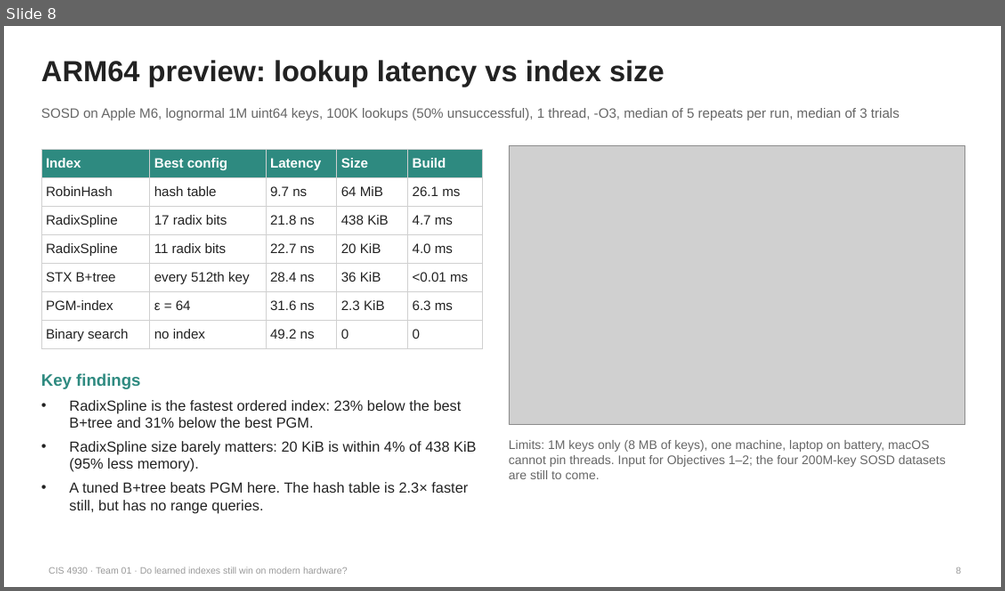
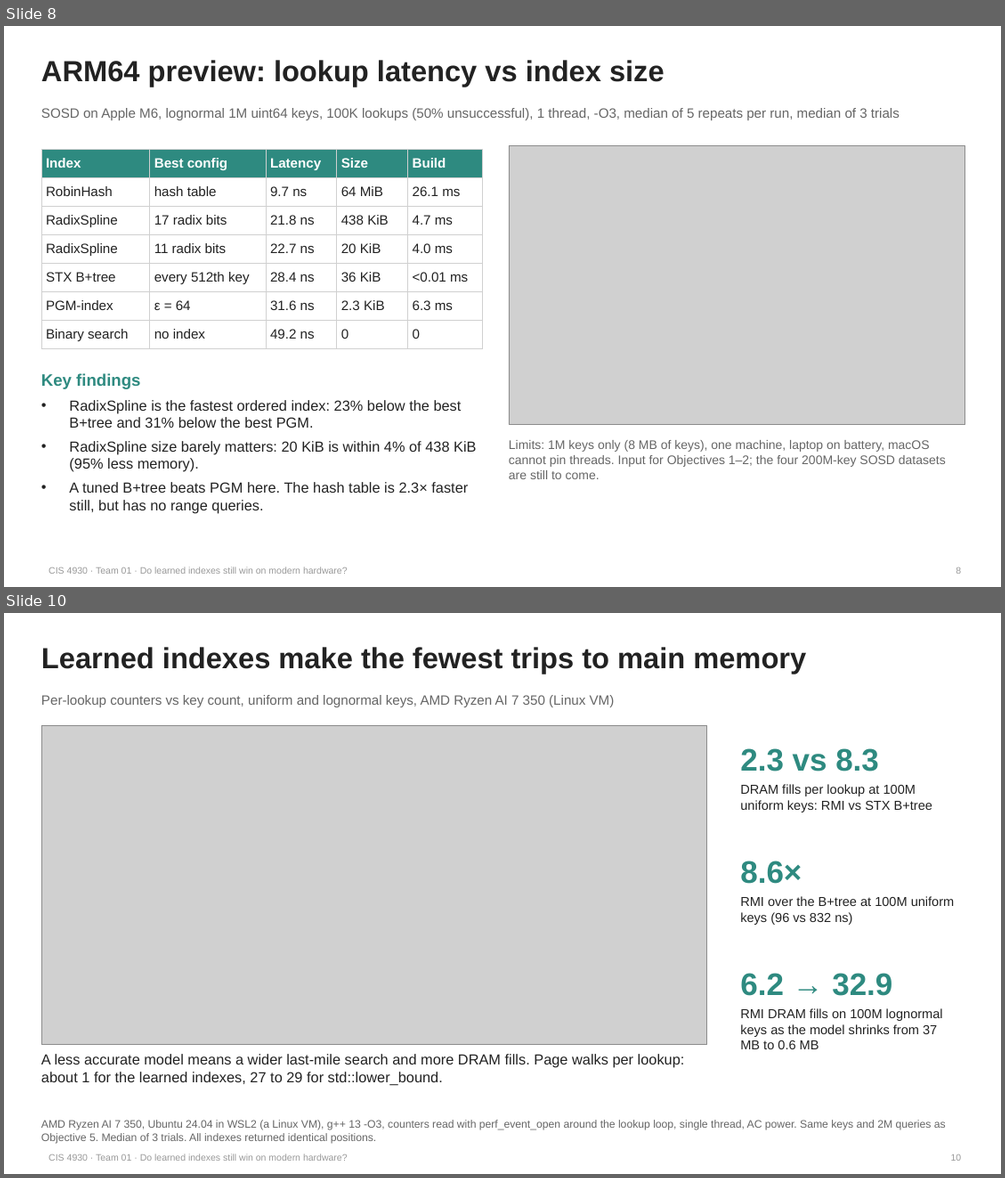
Before and after one commit to khangpt2k6/CIS4930, a slide deck: slides/final_presentation.pptx. Shown one above the other, each under a label of ours: slide 8 before the commit, slides 8 and 10 after it; the slides between them are not shown. The pictures are 1005x591 and 1005x1178 pixels, drawn with LibreOffice and Linux fonts; fonts in the diff are those of the drawing; grey boxes stand for pictures. Boxes give left, top, right and bottom in pixels: in the first picture for what was removed or moved away, otherwise in the second. Text is boxed around its words. In the diff, an @@ line names an element or a change of style, - is before the commit and + after.

Commit message:
add wp3 perf counters run + objective 3 in report and slides

```diff
--- a/slides/final_presentation.pptx
+++ b/slides/final_presentation.pptx
@@ slide 10 added at (4,613,1001,1174), background #FFFFFF; not listed: 1 template element that a slide beside it also shows @@
@@ title added at (41,647,806,674), 28 pt, text #222222, bold @@
+Learned indexes make the fewest trips to main memory
@@ text added at (41,695,615,707), 13 pt, text #666666 @@
+Per-lookup counters vs key count, uniform and lognormal keys, AMD Ryzen AI 7 350 (Linux VM)
@@ picture added at (41,725,707,1045) @@
@@ text added at (740,748,879,771), 30 pt, text #2E8A80, bold @@
+2.3 vs 8.3
@@ text added at (740,784,932,812), 12.5 pt, text #222222 @@
+DRAM fills per lookup at 100M uniform keys: RMI vs STX B+tree
@@ text added at (740,860,801,884), 30 pt, text #2E8A80, bold @@
+8.6×
@@ text added at (740,896,955,925), 12.5 pt, text #222222 @@
+RMI over the B+tree at 100M uniform keys (96 vs 832 ns)
@@ text added at (740,973,892,996), 30 pt, text #2E8A80, bold @@
+6.2 → 32.9
@@ text added at (740,1008,943,1049), 12.5 pt, text #222222 @@
+RMI DRAM fills on 100M lognormal keys as the model shrinks from 37 MB to 0.6 MB
@@ text added at (41,1054,685,1086), 14 pt, text #222222 @@
+A less accurate model means a wider last-mile search and more DRAM fills. Page walks per lookup: about 1 for the learned indexes, 27 to 29 for std::lower_bound.
@@ text added at (41,1119,946,1143), 10.5 pt, text #666666 @@
+AMD Ryzen AI 7 350, Ubuntu 24.04 in WSL2 (a Linux VM), g++ 13 -O3, counters read with perf_event_open around the lookup loop, single thread, AC power. Same keys and 2M queries as Objective 5. Median of 3 trials. All indexes returned identical positions.
@@ page number added at (951,1154,962,1160), 9 pt, text #999999 @@
+10
```
Also in this commit, not shown: 1 slide changed, 1 other slide added, 2 slides removed, 30 other files.
